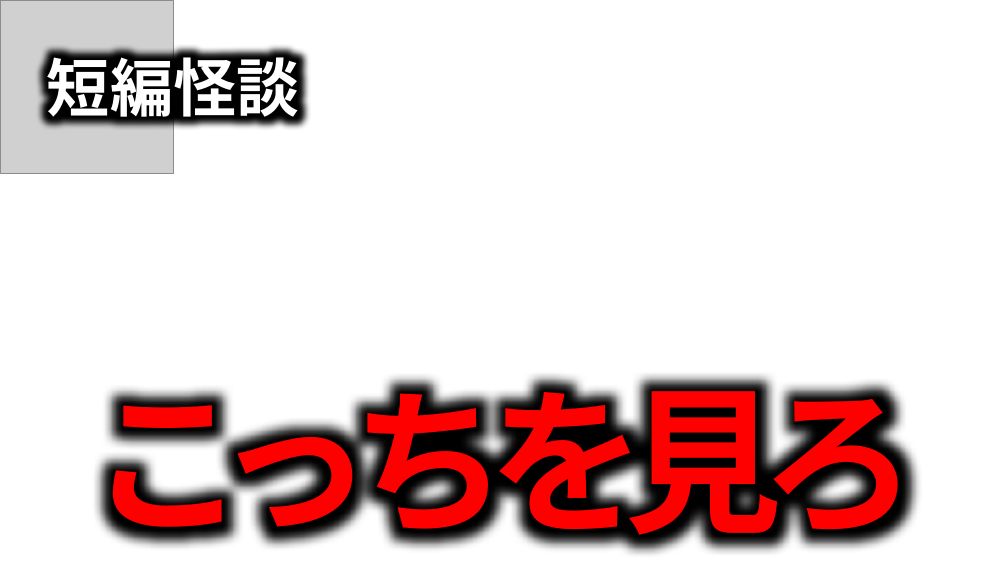
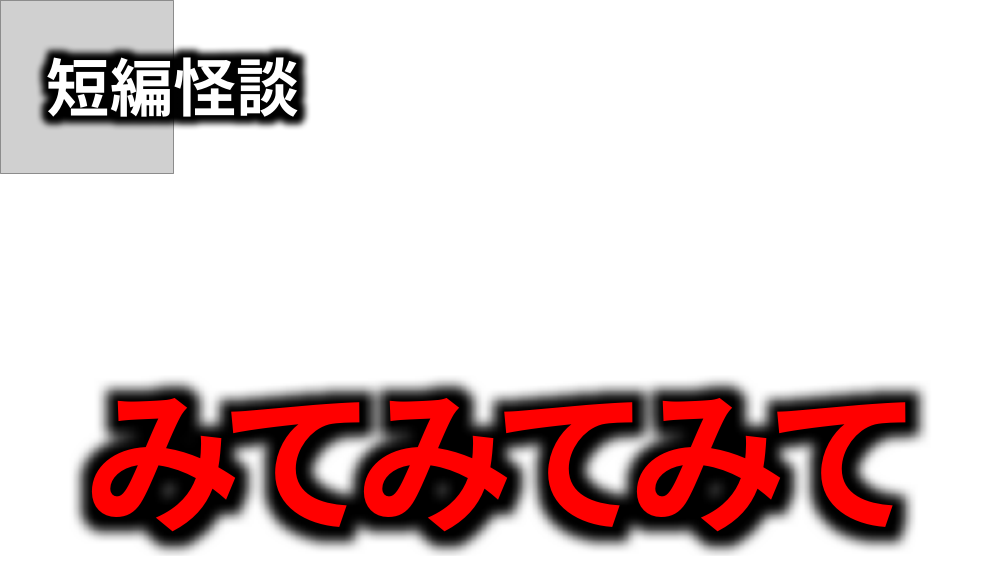
Before and after one commit to takeko333/ContentGenerator, a slide deck: slide 3 of bkup/Channels/ほたてまだこ/サムネイル_Horror.pptx. Drawn at 1008x567 pixels with LibreOffice and Linux fonts; fonts in the diff are those of the drawing; grey boxes stand for pictures; background and template pictures are left out. Boxes give left, top, right and bottom in pixels: in the first picture for what was removed or moved away, otherwise in the second. Text is boxed around its words. In the diff, an @@ line names an element or a change of style, - is before the commit and + after.

```diff
--- a/bkup/Channels/ほたてまだこ/サムネイル_Horror.pptx
+++ b/bkup/Channels/ほたてまだこ/サムネイル_Horror.pptx
@@ text at <box>84,360,924,559</box>: text changed @@
-こっちを見ろ
+みてみてみて
```
Also in this commit, not shown: 1 slide added, 1 slide removed, 5 other files.
